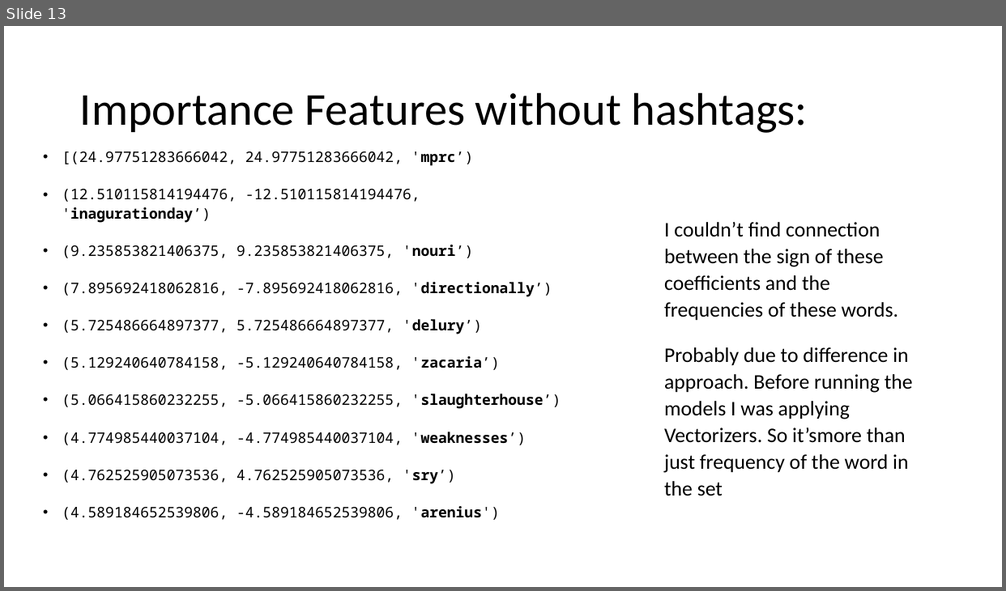
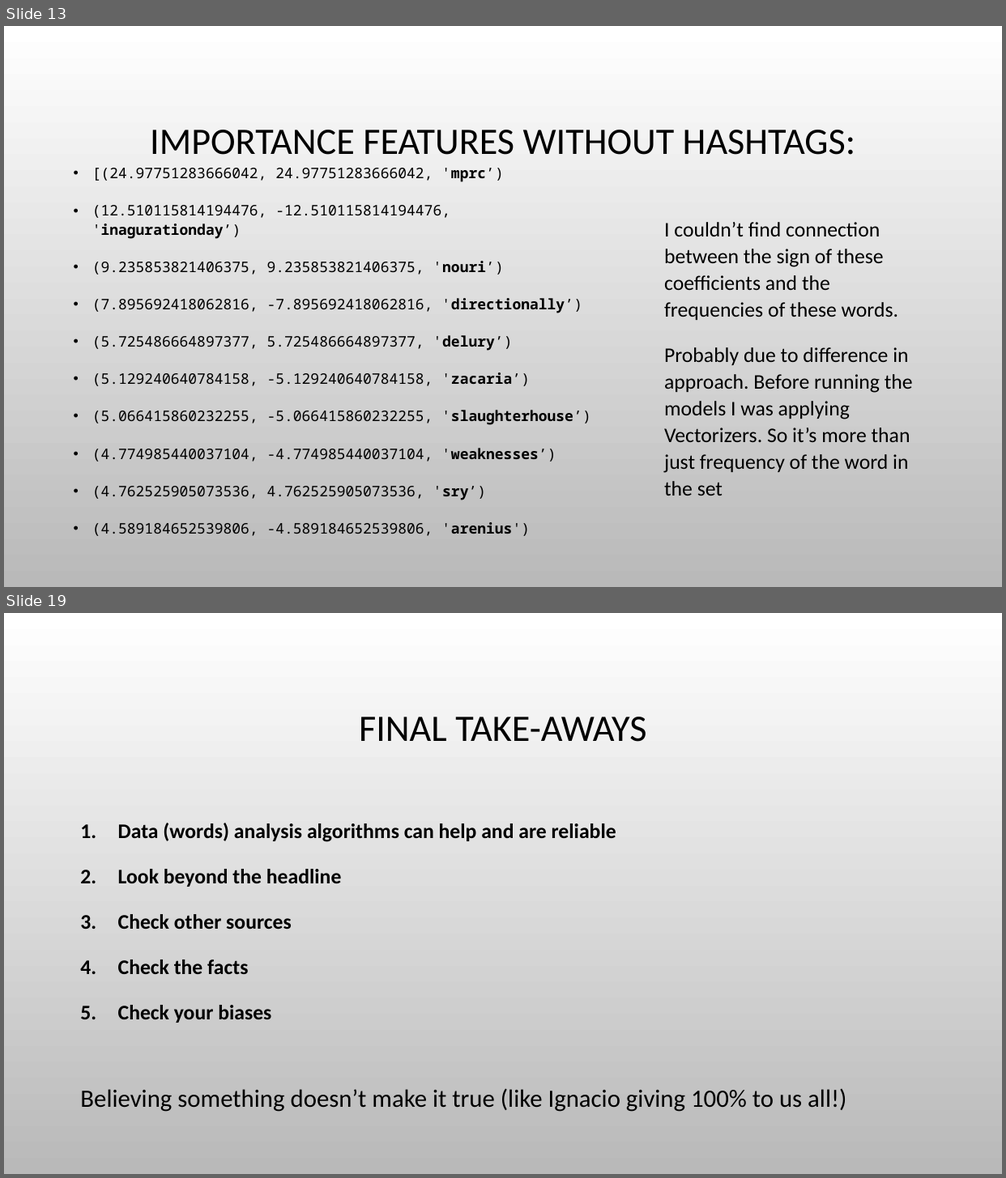
Before and after one commit to tanyaz80/final_bootcamp_project, a slide deck: Presentation/fake_news_detector_dec_2022.pptx. Shown one above the other, each under a label of ours: slide 13 before the commit, slides 13 and 19 after it; the slides between them are not shown. The pictures are 1006x591 and 1006x1178 pixels, drawn with LibreOffice and Linux fonts; fonts in the diff are those of the drawing; background and template pictures are left out. Boxes give left, top, right and bottom in pixels: in the first picture for what was removed or moved away, otherwise in the second. Text is boxed around its words. In the diff, an @@ line names an element or a change of style, - is before the commit and + after.

```diff
--- a/Presentation/fake_news_detector_dec_2022.pptx
+++ b/Presentation/fake_news_detector_dec_2022.pptx
@@ slide 19 added at box(4, 613, 1002, 1174), background picture (left out) @@
@@ title added at box(359, 717, 646, 742), 36 pt, text #000000 @@
+FINAL TAKE-AWAYS
@@ text added at box(80, 823, 846, 1112), 20 pt, text #000000, bold @@
+1. Data (words) analysis algorithms can help and are reliable
+2. Look beyond the headline
+3. Check other sources
+4. Check the facts
+5. Check your biases
+Believing something doesn’t make it true (like Ignacio giving 100% to us all!)
@@ slide 13 changed as well @@
@@ background #FFFFFF to picture (left out) @@
@@ title at box(150, 130, 855, 155): text changed; size 44 to 36 pt @@
-Importance Features without hashtags:
+IMPORTANCE FEATURES WITHOUT HASHTAGS:
@@ text "[(24.97751283666042, 24.97751283666042, 'mprc’)": place and size @@
-text "[(24.97751283666042, 24.97751283666042, 'mprc’)" at box(62, 152, 561, 520)
+text "[(24.97751283666042, 24.97751283666042, 'mprc’)" at box(92, 168, 591, 536)
@@ text at box(664, 348, 913, 496): spaces changed @@
-Probably due to difference in approach. Before running the models I was applying Vectorizers. So it’smore than just frequency of the word in the set
+Probably due to difference in approach. Before running the models I was applying Vectorizers. So it’s more than just frequency of the word in the set
```
Also in this commit, not shown: 12 other slides changed, 6 other slides added, 1 slide removed, 4 other files.
